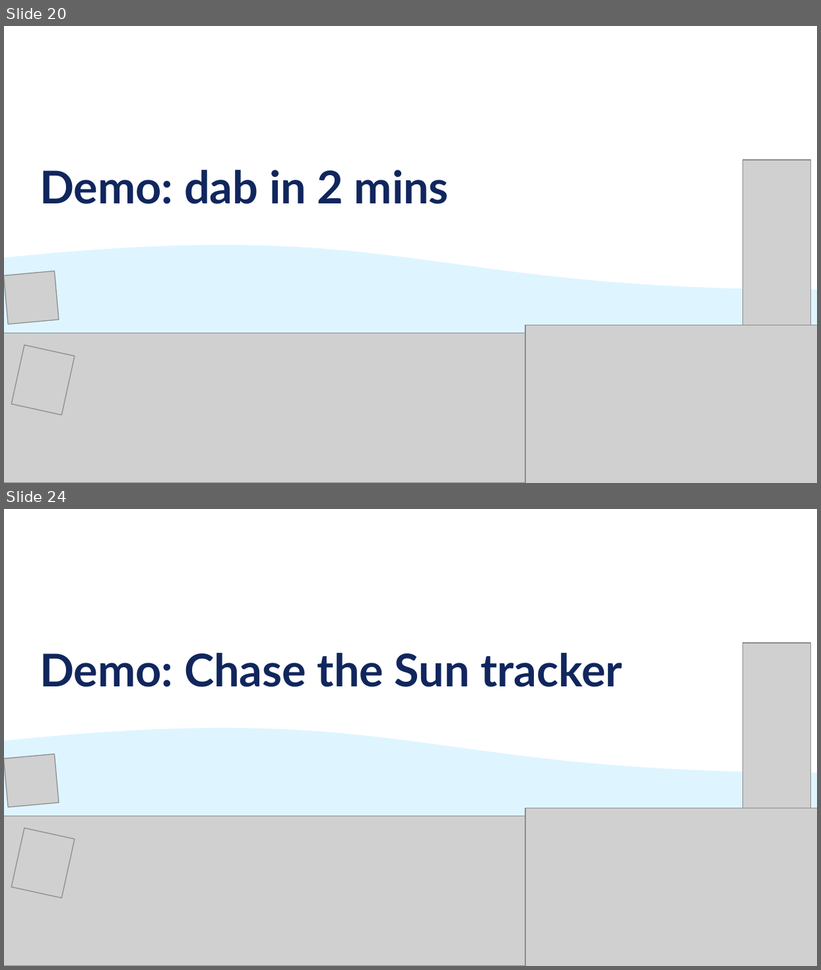
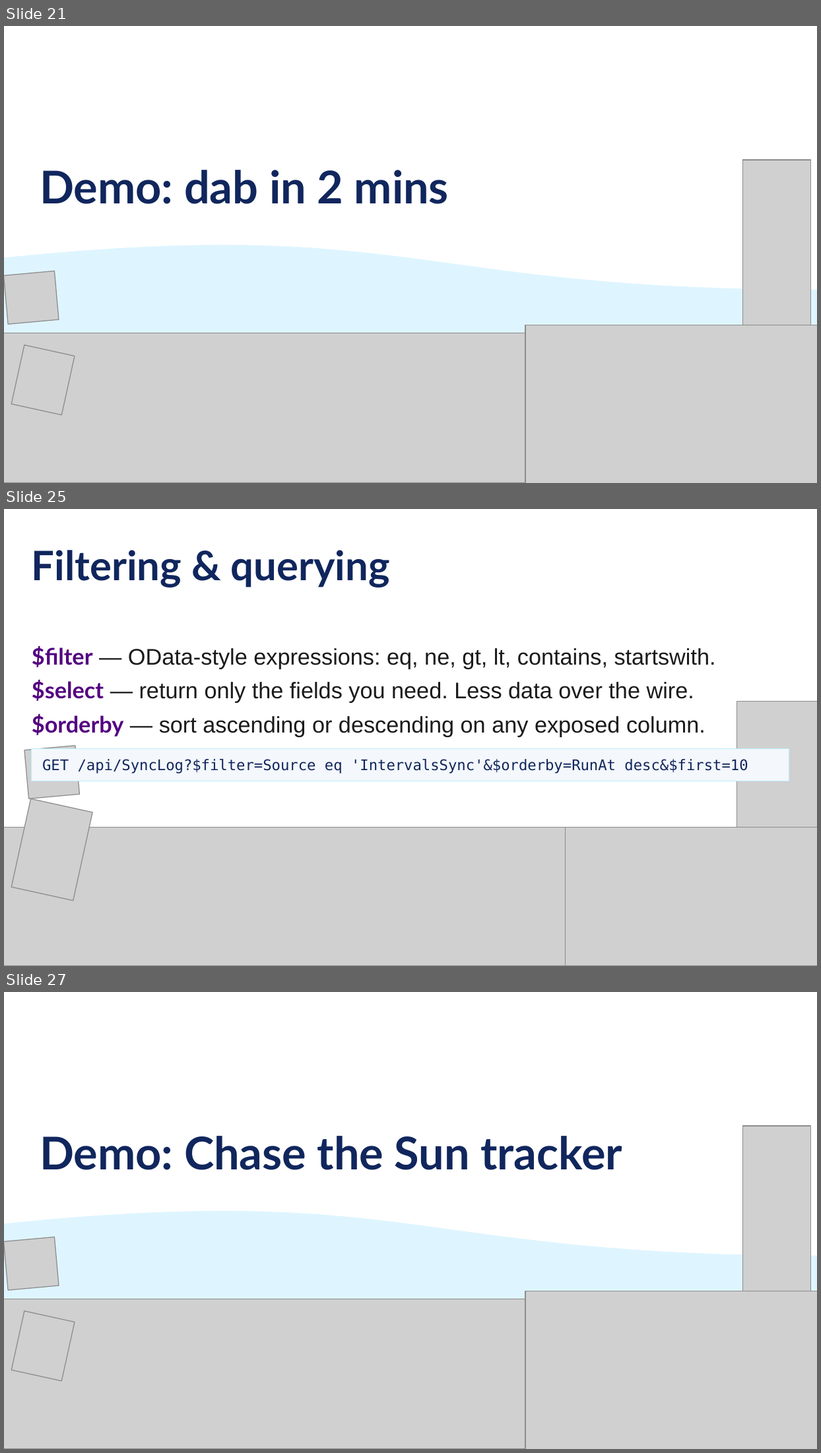
Before and after one commit to jpomfret/dab-presentation, a slide deck: Pomfret - dab - grillen - draft.pptx. Shown one above the other, each under a label of ours: slides 20 and 24 before the commit, slides 21, 25 and 27 after it; the slides between them are not shown. The pictures are 821x970 and 821x1453 pixels, drawn with LibreOffice and Linux fonts; fonts in the diff are those of the drawing; grey boxes stand for pictures. Boxes give left, top, right and bottom in pixels: in the first picture for what was removed or moved away, otherwise in the second. Text is boxed around its words. In the diff, an @@ line names an element or a change of style, - is before the commit and + after.

Commit message:
feat: add Sync Log dashboard page and update Terraform configurations
- Added a new HTML page for Sync Log dashboard (`synclog.html`) with filters, pagination, and data display.
- Updated Terraform locals to use HTTPS endpoint for the Container App.
- Modified outputs to reflect the Container App's managed identity.
- Adjusted SQL resource dependencies to reference the Container App instead of the Container Group.
- Updated CORS settings in the DAB configuration to allow all origins.
- Created a new SQL seed script (`seed-SyncLog.sql`) to populate the SyncLog table with demo data.
- Updated example Terraform variables and descriptions for clarity.
- Adjusted web app deployment script to include the new Sync Log page.

```diff
--- a/Pomfret - dab - grillen - draft.pptx
+++ b/Pomfret - dab - grillen - draft.pptx
@@ slide 25 added at bbox=[4, 509, 817, 966], background #FFFFFF @@
@@ text added at bbox=[32, 550, 390, 588], 36 pt, text #10265D, bold @@
+Filtering & querying
@@ text added at bbox=[32, 646, 716, 737], 20 pt, text #1A1A1A @@
+$filter — OData-style expressions: eq, ne, gt, lt, contains, startswith.
+$select — return only the fields you need. Less data over the wire.
+$orderby — sort ascending or descending on any exposed column.
@@ picture added at bbox=[737, 702, 817, 914] @@
@@ picture added at bbox=[24, 746, 80, 799] @@
@@ rectangle added at bbox=[32, 749, 789, 782], fill #F4F7FB, outline #BDECFE 0.75 pt, 13 pt, text #10265D @@
+GET /api/SyncLog?$filter=Source eq 'IntervalsSync'&$orderby=RunAt desc&$first=10
@@ picture added at bbox=[11, 799, 92, 901] @@
@@ picture added at bbox=[4, 828, 817, 966] @@
@@ picture added at bbox=[565, 828, 817, 966] @@
@@ what was slide 20 is now slide 21 @@
@@ what was slide 24 is now slide 27 @@
```
Also in this commit, not shown: 10 slides changed, 6 other slides added, 4 slides removed, 20 other files.
